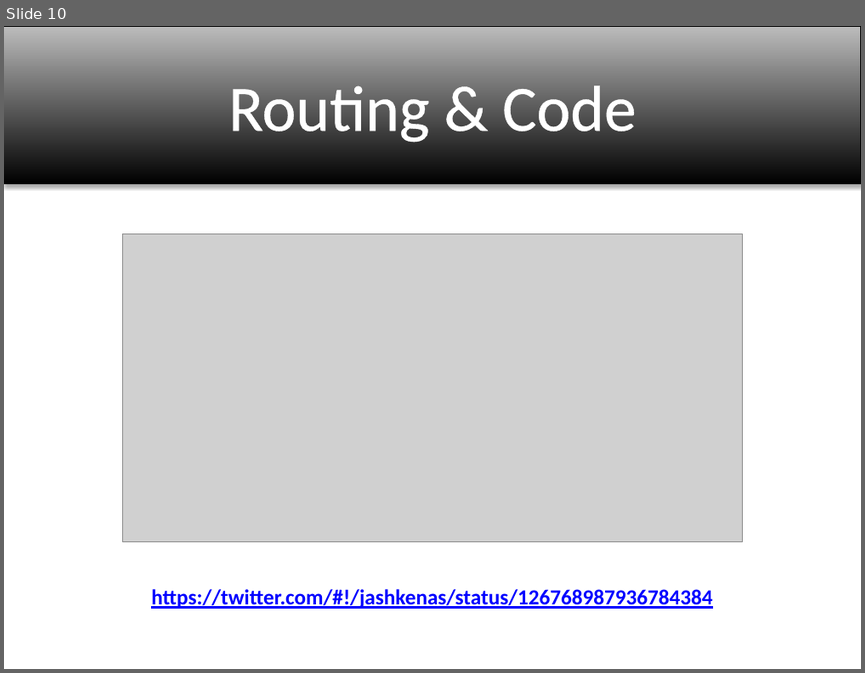
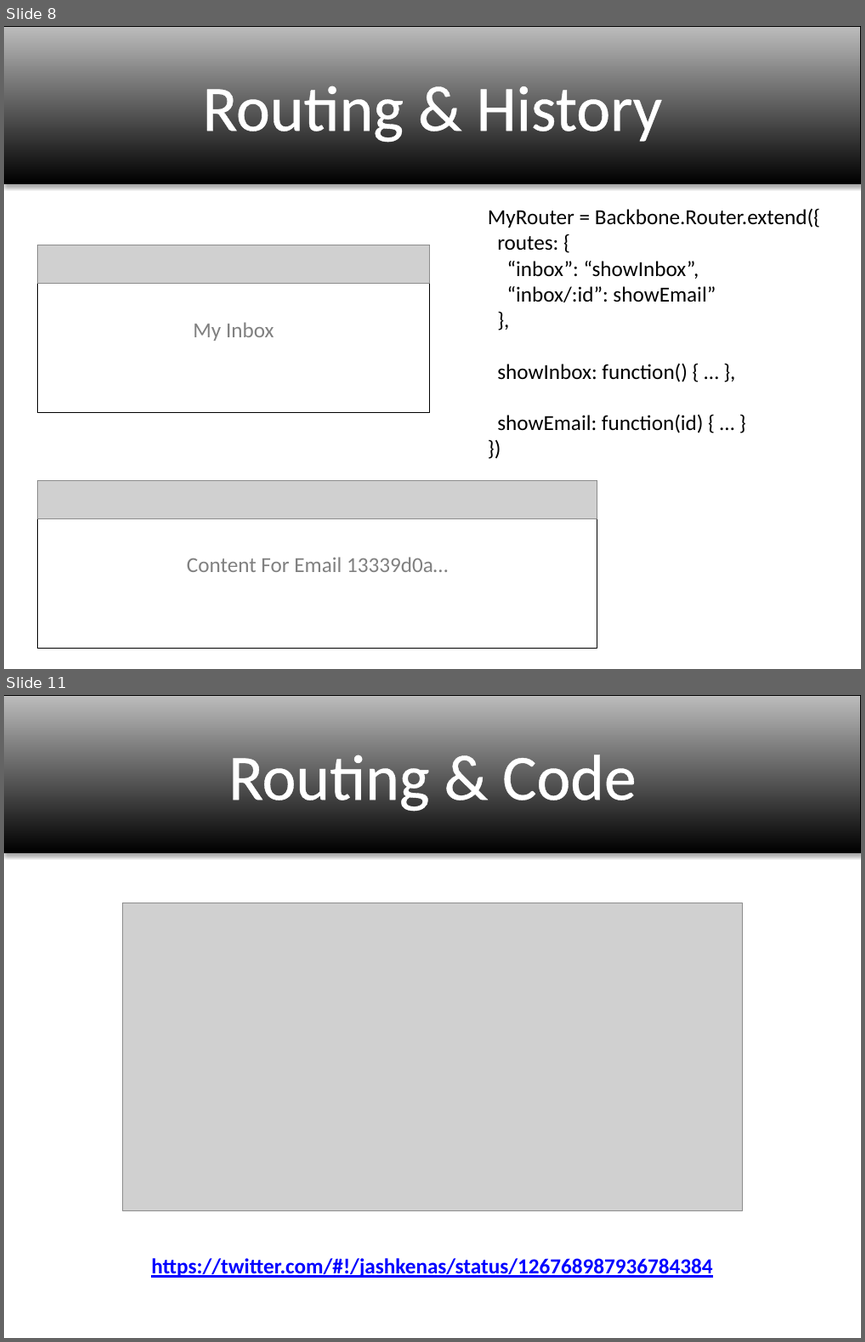
Before and after one commit to mxriverlynn/backbone.presentation, a slide deck: backbone.presentation.pptx. Shown one above the other, each under a label of ours: slide 10 before the commit, slides 8 and 11 after it; the slides between them are not shown. The pictures are 865x673 and 865x1342 pixels, drawn with LibreOffice and Linux fonts; fonts in the diff are those of the drawing; grey boxes stand for pictures. Boxes give left, top, right and bottom in pixels: in the first picture for what was removed or moved away, otherwise in the second. Text is boxed around its words. In the diff, an @@ line names an element or a change of style, - is before the commit and + after.

Commit message:
updating routing and history slides

```diff
--- a/backbone.presentation.pptx
+++ b/backbone.presentation.pptx
@@ slide 8 added at (4,26,861,669), background #FFFFFF @@
@@ rectangle added at (4,26,861,183), fill gradient #000000 to #BDBDBD, outline #000000 0.75 pt, 54 pt, text #FFFFFF @@
+Routing & History
@@ text added at (488,208,820,433), 18 pt, text #000000 @@
+MyRouter = Backbone.Router.extend({
+routes: {
+“inbox”: “showInbox”,
+“inbox/:id”: showEmail”
+},
+showInbox: function() { … },
+showEmail: function(id) { … }
+})
@@ rectangle added at (37,245,429,413), fill #FFFFFF, outline #000000 0.5 pt, 18 pt, text #808080 @@
+My Inbox
@@ picture added at (37,245,429,283) @@
@@ rectangle added at (37,480,597,647), fill #FFFFFF, outline #000000 0.5 pt, 18 pt, text #808080 @@
+Content For Email 13339d0a…
@@ picture added at (37,480,597,518) @@
@@ what was slide 10 is now slide 11 @@
```
Also in this commit, not shown: 2 slides changed, 1 other slide added, 1 slide removed.
